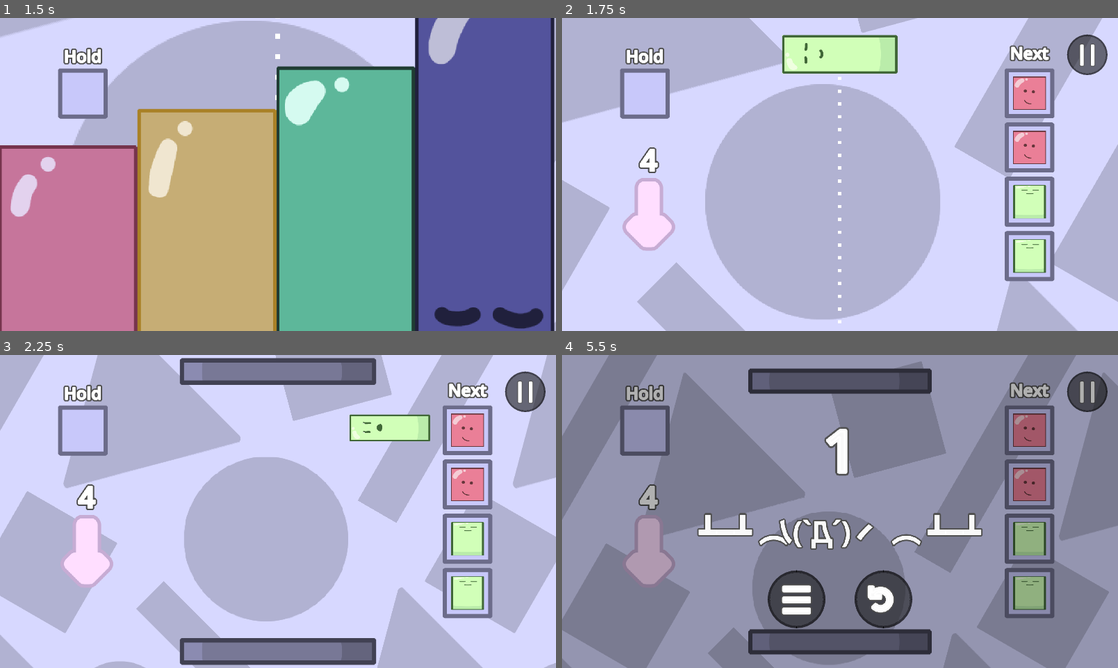
Above: before the commit, frames 1-4 (two rows, left to right).
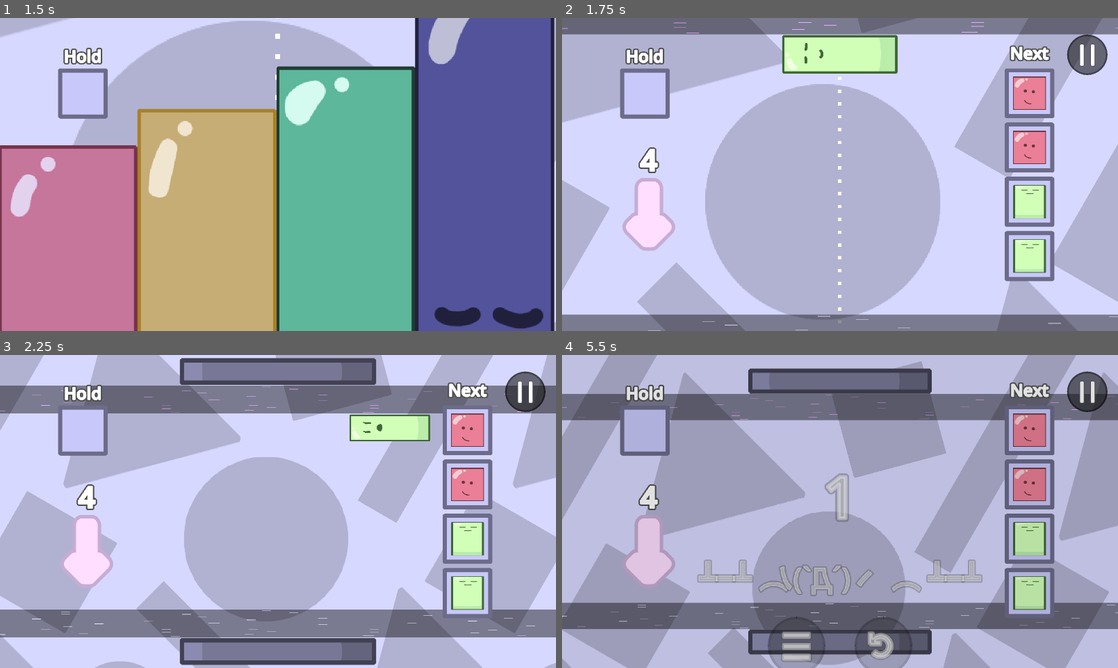
Above: after the commit, the same moments.

Repository: nullishew/game-jam-palindome
Game: Godot game, scene res://scenes/menu.tscn
Two runs of this game, one before a commit and one after it. Both use one fixed random seed, a clock stepped at 60 frames per second and the inputs below.
Inputs (mouse positions are in pixels of both pictures, inside the frame that each line leads up to):
- Up to frame 1 (1.5 s): click "Start" at 0.5 s; click "Start" at 1.25 s
- Up to frame 2 (1.75 s): no input
- Up to frame 3 (2.25 s): move the mouse to (400, 495) at 2.02 s; hold Right (move_piece_right) from 2.03 s (still down); tap Space (drop_piece) at 2.1 s; click (400, 495) at 2.17 s
- Up to frame 4 (5.5 s): move the mouse to (728, 527) at 2.77 s; release Right (move_piece_right) at 2.78 s; hold Left (move_piece_left) 2.78-3.53 s; tap Tab (hold_piece) at 2.85, 4.35 s; move the mouse to (895, 442) at 3.52 s; hold Right (move_piece_right) 3.53-5.03 s; tap Space (drop_piece) at 3.6, 5.1 s; move the mouse to (812, 574) at 4.27 s; click (812, 574) at 4.42 s; move the mouse to (1006, 558) at 5.02 s; hold Left (move_piece_left) from 5.03 s (still down)

Frame 1 is identical in both runs. In frame 2, 11% of the frame differs, in the area x 0-100%, y 0-100%; in frame 3, 16%; in frame 4, 94%.

Commit message:
changed lose condition to failure to meet increasing minimum height + made pieces remove themselves when falling into the void

Diff:
--- a/resources/difficulty/difficulty_stage_2.tres
+++ b/resources/difficulty/difficulty_stage_2.tres
@@ -15,5 +15,6 @@
 [resource]
 script = ExtResource("6_qwxfa")
 duration_turns = 6
+minimum_height_increase = 100.0
 piece_queue_config = SubResource("Resource_h25ky")
 metadata/_custom_type_script = "uid://c8dmoo7qmkc50"
--- a/resources/difficulty/difficulty_stage_3.tres
+++ b/resources/difficulty/difficulty_stage_3.tres
@@ -16,5 +16,6 @@
 [resource]
 script = ExtResource("7_imyux")
 duration_turns = 8
+minimum_height_increase = 200.0
 piece_queue_config = SubResource("Resource_s8g25")
 metadata/_custom_type_script = "uid://c8dmoo7qmkc50"
--- a/scenes/game.tscn
+++ b/scenes/game.tscn
@@ -4,6 +4,7 @@
 [ext_resource type="Resource" uid="uid://cn5xn8va052jg" path="res://resources/difficulty/game_difficulty_config_1.tres" id="2_e1j6l"]
 [ext_resource type="Script" uid="uid://dwdql42b0t8a4" path="res://scripts/features/gravity_controller.gd" id="3_bt5mj"]
 [ext_resource type="PackedScene" uid="uid://b4g4t2trs4wr7" path="res://scenes/platform.tscn" id="3_lbhrr"]
+[ext_resource type="Script" uid="uid://7sjebcj80til" path="res://scripts/features/minimum_height/minimum_height_controller.gd" id="4_5newe"]
 [ext_resource type="PackedScene" uid="uid://bdajgv04xnnoe" path="res://scenes/death_zone.tscn" id="4_lbhrr"]
 [ext_resource type="Script" uid="uid://dxabjkkobfw1v" path="res://scripts/features/piece/piece_spawn_controller.gd" id="9_5newe"]
 [ext_resource type="Script" uid="uid://f7c8k35oislr" path="res://scripts/features/piece/piece_placement_preview/placement_preview_controller.gd" id="10_1kice"]
@@ -25,17 +26,24 @@
 shader = ExtResource("11_ir15t")
 shader_parameter/speed = -1.0
 
-[node name="Game" type="Node2D" unique_id=795297754 node_paths=PackedStringArray("piece_manager", "gravity_controller", "camera_controller", "platform_controller")]
+[node name="Game" type="Node2D" unique_id=795297754 node_paths=PackedStringArray("piece_manager", "gravity_controller", "camera_controller", "platform_controller", "minimum_height_controller")]
 script = ExtResource("1_yqjtg")
 piece_manager = NodePath("PieceManager")
 gravity_controller = NodePath("GravityController")
 camera_controller = NodePath("Camera2D")
 platform_controller = NodePath("PlatformController")
+minimum_height_controller = NodePath("MinimumHeightController")
 difficulty_config = ExtResource("2_e1j6l")
 
 [node name="GravityController" type="Node" parent="." unique_id=76204897]
 script = ExtResource("3_bt5mj")
 metadata/_custom_type_script = "uid://dwdql42b0t8a4"
+
+[node name="MinimumHeightController" type="Node" parent="." unique_id=1029312862 node_paths=PackedStringArray("bottom_minimum_height_area", "top_minimum_height_area")]
+script = ExtResource("4_5newe")
+bottom_minimum_height_area = NodePath("../World/Bottom Platform/Bottom Minimum Height Area")
+top_minimum_height_area = NodePath("../World/Top Platform/Top Minimum Height Area")
+metadata/_custom_type_script = "uid://7sjebcj80til"
 
 [node name="PlatformController" type="Node" parent="." unique_id=1512633353 node_paths=PackedStringArray("top_platform", "bottom_platform")]
 script = ExtResource("12_37s47")
@@ -168,6 +176,7 @@
 scale = Vector2(50, 1)
 
 [node name="Top Minimum Height Area" parent="World/Top Platform" unique_id=618680559 instance=ExtResource("19_1kice")]
+modulate = Color(1, 0.44705883, 1, 1)
 position = Vector2(0, 50)
 
 [node name="Bottom Platform" parent="World" unique_id=868394617 instance=ExtResource("3_lbhrr")]
--- a/scenes/minimum_height_area.tscn
+++ b/scenes/minimum_height_area.tscn
@@ -1,9 +1,19 @@
 [gd_scene format=3 uid="uid://cdjjpa8grcjnb"]
+
+[ext_resource type="Script" uid="uid://bsi6af4onhd6p" path="res://scripts/features/minimum_height/minimum_height_area.gd" id="1_mst58"]
+[ext_resource type="Texture2D" uid="uid://bslj1tqbloavt" path="res://assets/placeholder_space_background.png" id="1_ydqta"]
 
 [sub_resource type="RectangleShape2D" id="RectangleShape2D_vhtum"]
 size = Vector2(1920, 50)
 
 [node name="Minimum Height Area" type="Area2D" unique_id=618680559]
+script = ExtResource("1_mst58")
 
 [node name="CollisionShape2D" type="CollisionShape2D" parent="." unique_id=321859902]
 shape = SubResource("RectangleShape2D_vhtum")
+
+[node name="Sprite2D" type="Sprite2D" parent="." unique_id=1189736448]
+self_modulate = Color(1, 1, 1, 0.43137255)
+position = Vector2(-4.386902e-05, -9.1835295e-07)
+scale = Vector2(4, 0.18518518)
+texture = ExtResource("1_ydqta")
--- a/scripts/features/death_zone.gd
+++ b/scripts/features/death_zone.gd
@@ -5,5 +5,6 @@
 	body_entered.connect(_on_body_entered)
 
 func _on_body_entered(body: Node2D):
-	if body is Piece and not GameManager.game.is_game_over:
-		GameManager.game.lose()
+	if body is Piece:
+		body.despawn()
+		# GameManager.game.lose()
--- /dev/null
+++ b/scripts/features/minimum_height/minimum_height_area.gd
@@ -0,0 +1,27 @@
+class_name MinimumHeightArea
+extends Area2D
+
+
+var is_activated: bool:
+	get: return _registered_pieces > 0
+
+
+var _registered_pieces: int = 0
+
+
+func _ready() -> void:
+	_registered_pieces = 0
+	body_entered.connect(_on_body_entered)
+	body_exited.connect(_on_body_exited)
+
+
+func _on_body_entered(body: Node2D):
+	if body is Piece:
+		_registered_pieces += 1
+		print(str(self) + " registered total pieces: " + str(_registered_pieces))
+
+
+func _on_body_exited(body: Node2D):
+	if body is Piece:
+		_registered_pieces -= 1
+		print(str(self) + " registered total pieces: " + str(_registered_pieces))
--- /dev/null
+++ b/scripts/features/minimum_height/minimum_height_controller.gd
@@ -0,0 +1,34 @@
+class_name MinimumHeightController
+extends Node
+
+
+@export var bottom_minimum_height_area: MinimumHeightArea
+@export var top_minimum_height_area: MinimumHeightArea
+
+
+
+func is_minimum_height_reached(is_gravity_inverted: bool) -> bool:
+	return get_active_minimum_height_area(is_gravity_inverted).is_activated
+
+
+func get_active_minimum_height_area(is_gravity_inverted: bool):
+	return (
+		top_minimum_height_area
+		if is_gravity_inverted
+		else bottom_minimum_height_area
+	)
+
+
+func increase_minimum_height(height: float, is_gravity_inverted: bool):
+	var area = get_active_minimum_height_area(is_gravity_inverted)
+	var current_height = abs(area.position.y) + height
+	resize_minimum_height(current_height, is_gravity_inverted)
+
+
+func resize_minimum_height(height: float, is_gravity_inverted: bool):
+	var offset = (
+		height
+		if is_gravity_inverted
+		else -height
+	)
+	get_active_minimum_height_area(is_gravity_inverted).position.y = offset
--- a/scripts/features/piece/piece.gd
+++ b/scripts/features/piece/piece.gd
@@ -115,3 +115,8 @@
 	collision_mask = _prev_collision_mask
 	await get_tree().physics_frame
 	call_deferred("show")
+
+
+func despawn():
+	GameManager.game.piece_manager.unregister_piece(self)
+	call_deferred("queue_free")
--- a/scripts/features/piece/piece_manager.gd
+++ b/scripts/features/piece/piece_manager.gd
@@ -150,6 +150,9 @@
 	return true
 
 
+func unregister_piece(piece: Piece):
+	_placed_pieces.erase(piece)
+
 @export var placement_preview_controller: PlacementPreviewController
 
 
--- a/scripts/systems/game.gd
+++ b/scripts/systems/game.gd
@@ -6,6 +6,7 @@
 @export var gravity_controller: GravityController
 @export var camera_controller: CameraController
 @export var platform_controller: PlatformController
+@export var minimum_height_controller: MinimumHeightController
 
 @export var min_place_time: float = 1
 @export var min_settle_time: float = 0.5
@@ -84,7 +85,9 @@
 		GameState.SETTLE:
 			_place_timer -= delta
 			if _place_timer <= 0 && piece_manager.are_pieces_settled(delta, min_settle_time):
-				if _difficulty_stage_it.is_stage_end:
+				if not minimum_height_controller.is_minimum_height_reached(gravity_controller.is_gravity_inverted):
+					lose()
+				elif _difficulty_stage_it.is_stage_end:
 					_set_state(GameState.INVERT)
 				else:
 					_set_state(GameState.PREPARE_TURN)
@@ -107,10 +110,15 @@
 func _enter_state(state: GameState):
 	match state:
 		GameState.PREPARE_TURN:
-			platform_controller.resize_platform_distance(piece_manager.placed_pieces, gravity_controller.is_gravity_inverted)
+			_turn_count += 1
 			_current_difficulty_stage = _difficulty_stage_it.next()
 			GameManager.turn_incremented.emit(_turn_count, _difficulty_stage_it.remaining_stage_turns)
-			_turn_count += 1
+			platform_controller.resize_platform_distance(piece_manager.placed_pieces, gravity_controller.is_gravity_inverted)
+			if _difficulty_stage_it.is_stage_start:
+				minimum_height_controller.increase_minimum_height(_current_difficulty_stage.minimum_height_increase, gravity_controller.is_gravity_inverted)
+				await get_tree().physics_frame
+				if _turn_count > 1 and not minimum_height_controller.is_minimum_height_reached(gravity_controller.is_gravity_inverted):
+					lose()
 		GameState.PAUSE:
 			SceneManager.open_pause_menu()
 		GameState.AIM:
Not shown, added: scripts/features/minimum_height/minimum_height_area.gd.uid
Not shown, added: scripts/features/minimum_height/minimum_height_controller.gd.uid
